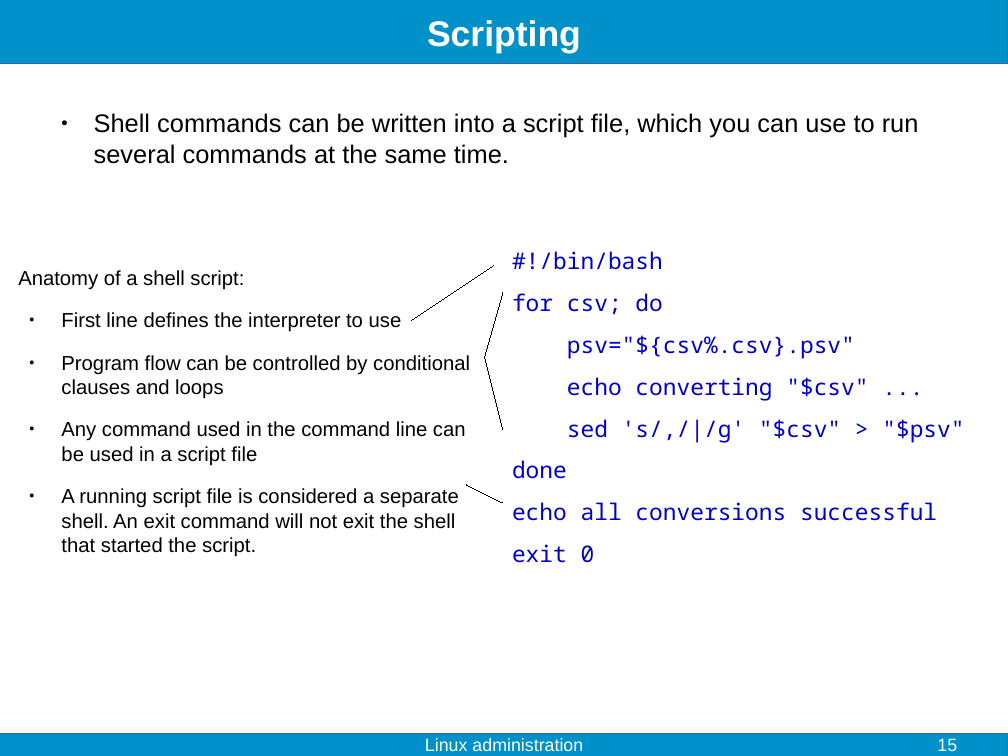
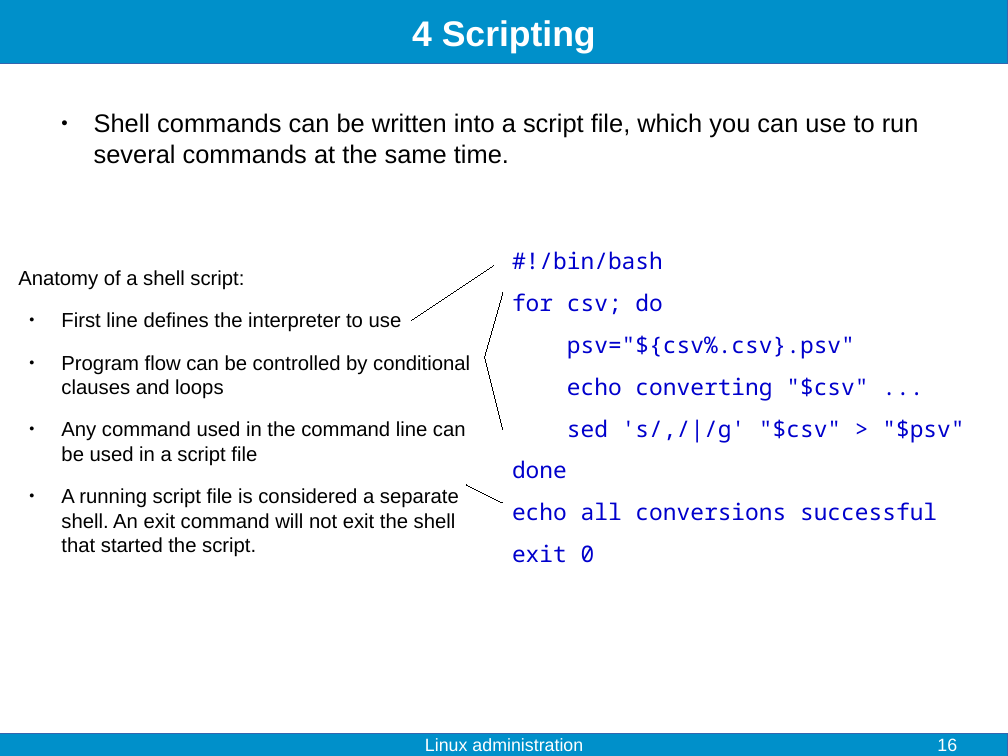
Before and after one commit to fjelltopp/training, a slide deck: slide 16 of linux_administration/linux_administration.odp (slide 15 before the commit). Drawn at 1008x756 pixels with LibreOffice and Linux fonts; fonts in the diff are those of the drawing. Boxes give left, top, right and bottom in pixels: in the first picture for what was removed or moved away, otherwise in the second. Text is boxed around its words. In the diff, an @@ line names an element or a change of style, - is before the commit and + after.

```diff
--- a/linux_administration/linux_administration.odp
+++ b/linux_administration/linux_administration.odp
@@ title at (412, 20, 596, 53): text changed @@
-Scripting
+4 Scripting
@@ page number at (937, 738, 957, 751): text changed @@
-15
+16
```
Also in this commit, not shown: 3 other slides changed, 4 slides added, 1 other file.
